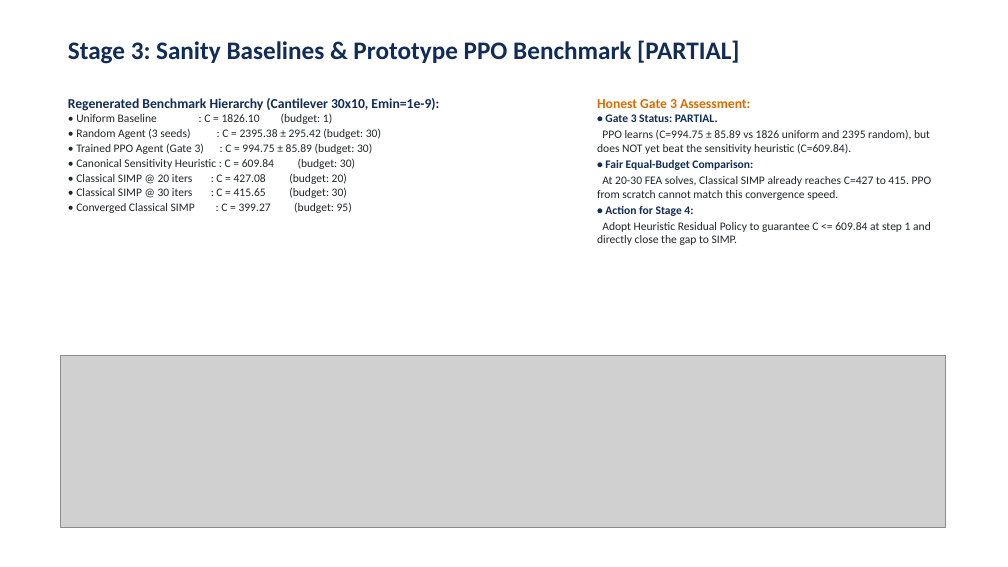
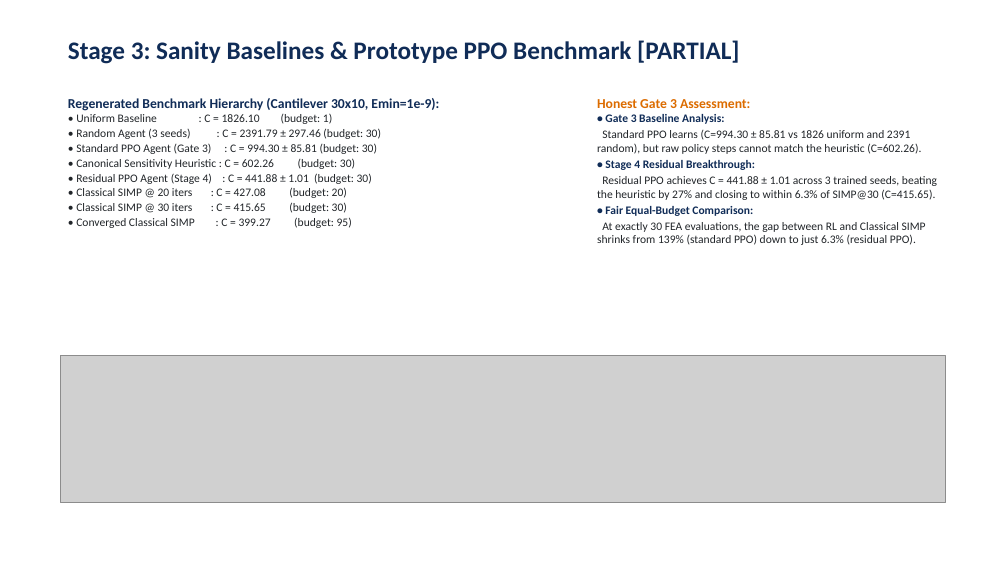
Before and after one commit to praveenantemass123/topology-optimization-rl, a slide deck: slide 5 of BTP_TopOpt_RL_Progress_Praveen.pptx. Drawn at 1008x567 pixels with LibreOffice and Linux fonts; fonts in the diff are those of the drawing; grey boxes stand for pictures. Boxes give left, top, right and bottom in pixels: in the first picture for what was removed or moved away, otherwise in the second. Text is boxed around its words. In the diff, an @@ line names an element or a change of style, - is before the commit and + after.

```diff
--- a/BTP_TopOpt_RL_Progress_Praveen.pptx
+++ b/BTP_TopOpt_RL_Progress_Praveen.pptx
@@ text at (597, 114, 937, 200): text changed @@
-• Gate 3 Status: PARTIAL.
-PPO learns (C=994.75 ± 85.89 vs 1826 uniform and 2395 random), but does NOT yet beat the sensitivity heuristic (C=609.84).
+• Gate 3 Baseline Analysis:
+Standard PPO learns (C=994.30 ± 85.81 vs 1826 uniform and 2391 random), but raw policy steps cannot match the heuristic (C=602.26).
+• Stage 4 Residual Breakthrough:
+Residual PPO achieves C = 441.88 ± 1.01 across 3 trained seeds, beating the heuristic by 27% and closing to within 6.3% of SIMP@30 (C=415.65).
@@ text at (76, 128, 381, 184): text changed @@
-• Random Agent (3 seeds) : C = 2395.38 ± 295.42 (budget: 30)
-• Trained PPO Agent (Gate 3) : C = 994.75 ± 85.89 (budget: 30)
-• Canonical Sensitivity Heuristic : C = 609.84 (budget: 30)
+• Random Agent (3 seeds) : C = 2391.79 ± 297.46 (budget: 30)
+• Standard PPO Agent (Gate 3) : C = 994.30 ± 85.81 (budget: 30)
+• Canonical Sensitivity Heuristic : C = 602.26 (budget: 30)
+• Residual PPO Agent (Stage 4) : C = 441.88 ± 1.01 (budget: 30)
@@ text at (597, 222, 926, 245): text changed @@
-At 20-30 FEA solves, Classical SIMP already reaches C=427 to 415. PPO from scratch cannot match this convergence speed.
-• Action for Stage 4:
-Adopt Heuristic Residual Policy to guarantee C <= 609.84 at step 1 and directly close the gap to SIMP.
+At exactly 30 FEA evaluations, the gap between RL and Classical SIMP shrinks from 139% (standard PPO) down to just 6.3% (residual PPO).
@@ picture: place and size @@
-picture at (60, 355, 945, 527)
+picture at (60, 355, 945, 503)
```
Also in this commit, not shown: 1 other slide changed, 4 other files.
